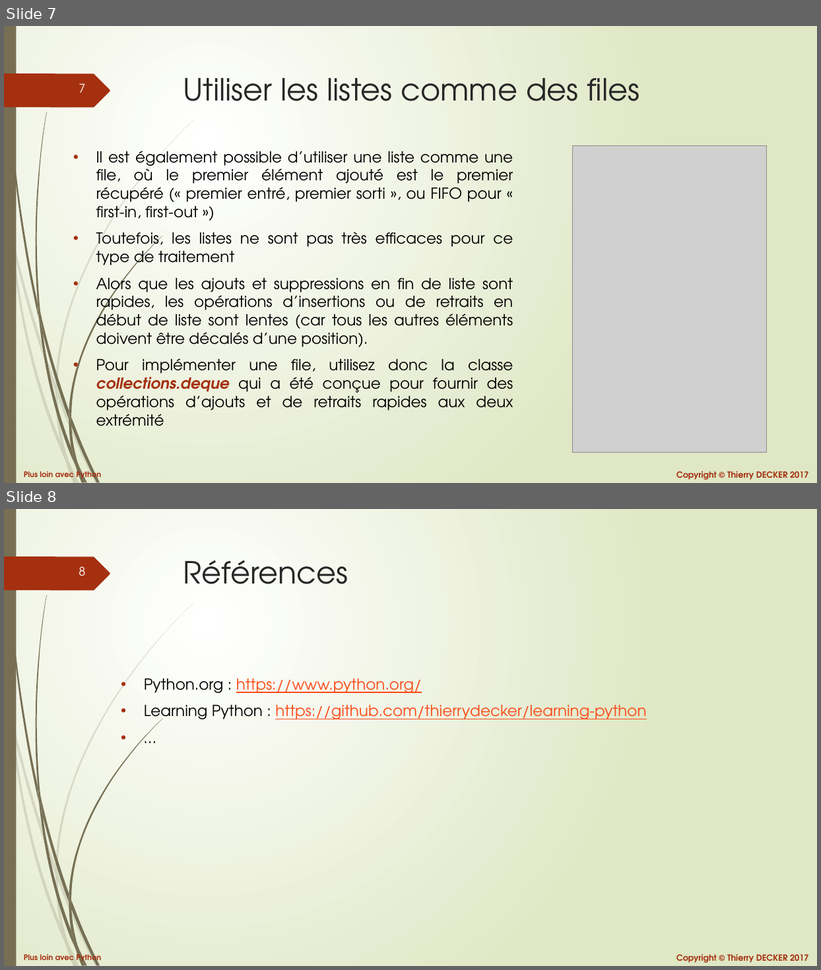
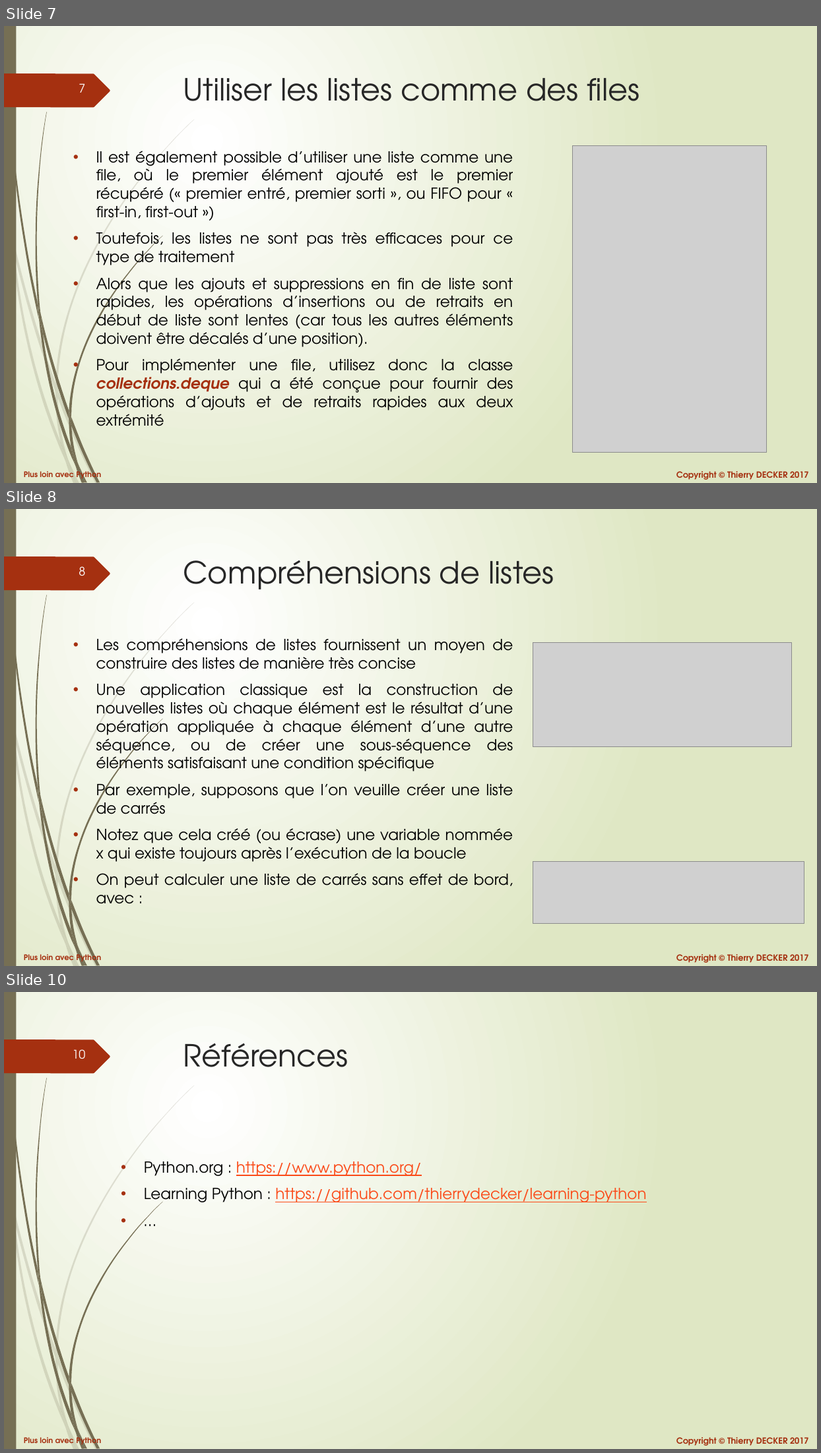
Before and after one commit to VikmanTheRacoon/learning-python, a slide deck: documentations/python-102.pptx. Shown one above the other, each under a label of ours: slides 7 and 8 before the commit, slides 7, 8 and 10 after it; the slides between them are not shown. The pictures are 821x970 and 821x1453 pixels, drawn with LibreOffice and Linux fonts; fonts in the diff are those of the drawing; grey boxes stand for pictures. Boxes give left, top, right and bottom in pixels: in the first picture for what was removed or moved away, otherwise in the second. Text is boxed around its words. In the diff, an @@ line names an element or a change of style, - is before the commit and + after.

```diff
--- a/documentations/python-102.pptx
+++ b/documentations/python-102.pptx
@@ slide 8 added at <box>4,509,817,966</box>, background gradient #FFFFFF to #DFE8C4; not listed: 27 template elements that a slide beside it also shows @@
@@ title added at <box>183,560,554,590</box>, 36 pt, text #262626 @@
+Compréhensions de listes
@@ text added at <box>96,638,514,904</box>, 18 pt, text #000000 @@
+• Les compréhensions de listes fournissent un moyen de construire des listes de manière très concise
+• Une application classique est la construction de nouvelles listes où chaque élément est le résultat d’une opération appliquée à chaque élément d’une autre séquence, ou de créer une sous-séquence des éléments satisfaisant une condition spécifique
+• Par exemple, supposons que l’on veuille créer une liste de carrés
+• Notez que cela créé (ou écrase) une variable nommée x qui existe toujours après l’exécution de la boucle
+• On peut calculer une liste de carrés sans effet de bord, avec :
@@ picture added at <box>533,642,792,747</box> @@
@@ picture added at <box>533,862,805,923</box> @@
@@ what was slide 8 is now slide 10 @@
@@ page number at <box>72,1049,85,1059</box>: text changed @@
-8
+10
```
Also in this commit, not shown: 1 other slide added, 1 other file.
